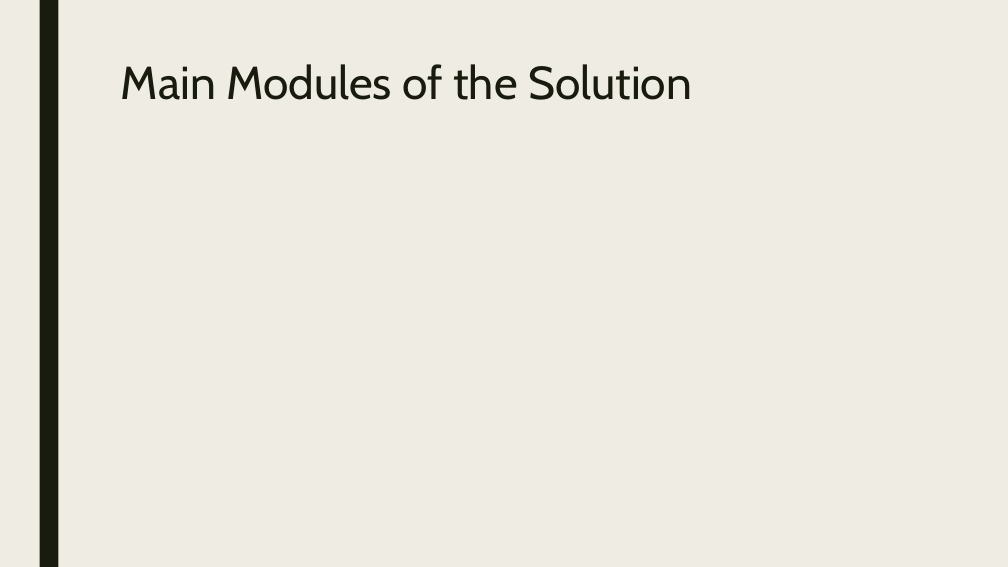
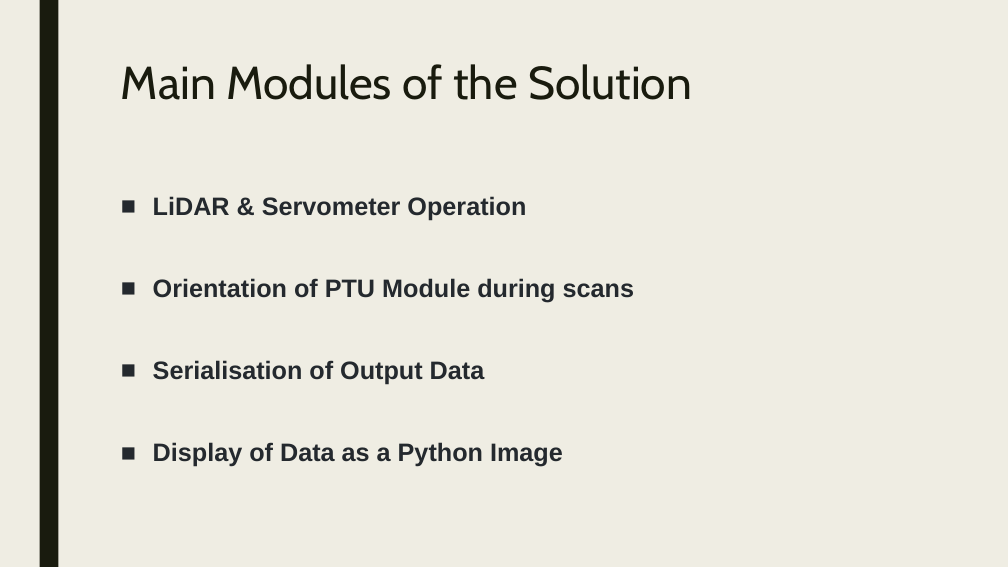
Before and after one commit to DekaRelay/Lidar-sensor, a slide deck: slide 4 of Final Project Presentation.pptx. Drawn at 1008x567 pixels with LibreOffice and Linux fonts; fonts in the diff are those of the drawing. Boxes give left, top, right and bottom in pixels: in the first picture for what was removed or moved away, otherwise in the second. Text is boxed around its words. In the diff, an @@ line names an element or a change of style, - is before the commit and + after.

```diff
--- a/Final Project Presentation.pptx
+++ b/Final Project Presentation.pptx
@@ text added at (153, 196, 634, 467), 24 pt, text #24292E, bold @@
+■ LiDAR & Servometer Operation
+■ Orientation of PTU Module during scans
+■ Serialisation of Output Data
+■ Display of Data as a Python Image
```
Also in this commit, not shown: 4 other slides changed.
